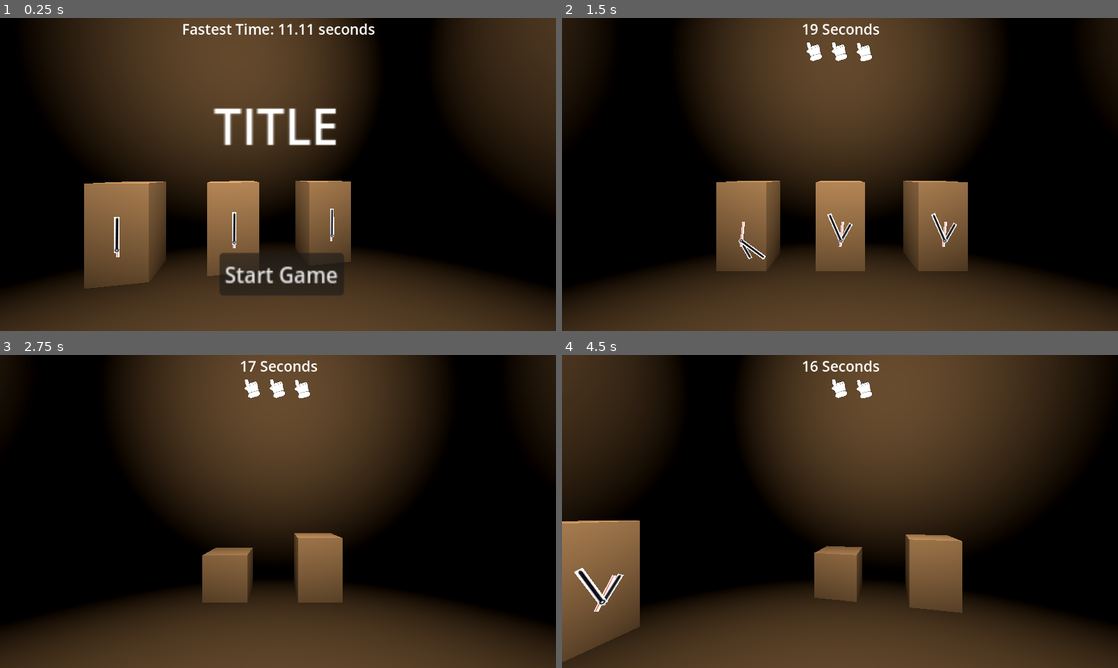
Above: before the commit, frames 1-4 (two rows, left to right).
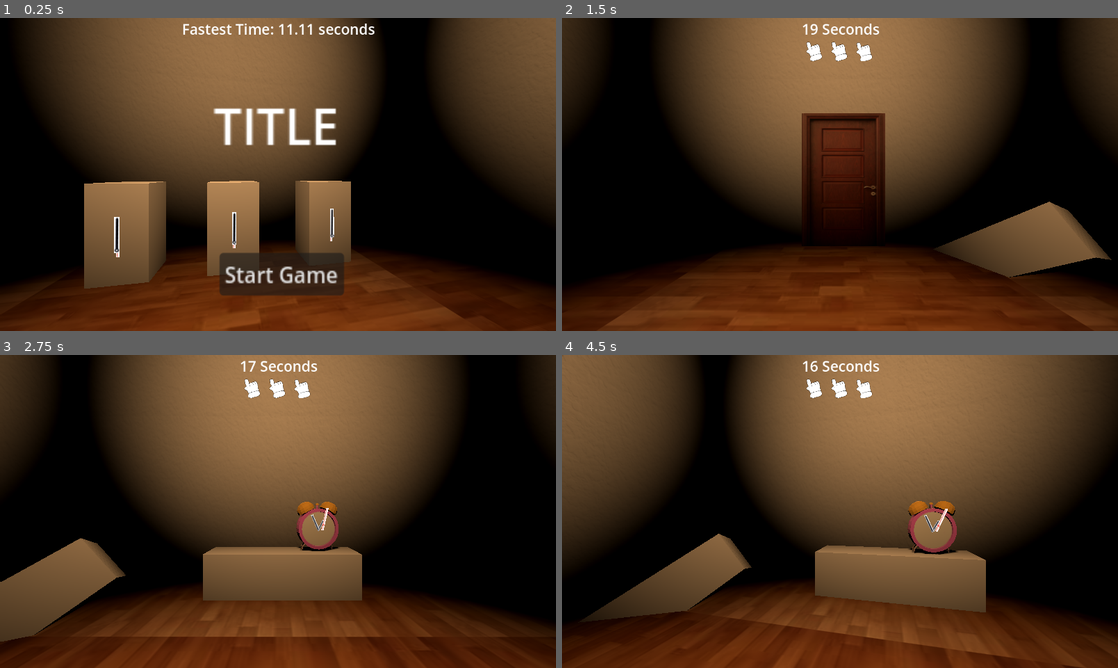
Above: after the commit, the same moments.

Repository: LeslieLlama/20SecJam2024
Game: Godot game, scene res://ShopScene.tscn
The game is run twice, just before and just after one commit, with the same random seed, the same clock (stepped at 60 frames per second) and the same inputs.
Inputs (mouse positions are in pixels of both pictures, inside the frame that each line leads up to):
- Up to frame 1 (0.25 s): no input
- Up to frame 2 (1.5 s): click "Start Game" at 0.5 s; move the mouse to (962, 158) at 1.27 s; hold Right (move_right) from 1.28 s (still down); click (962, 158) at 1.42 s
- Up to frame 3 (2.75 s): tap Enter at 2 s; move the mouse to (166, 527) at 2.02 s; release Right (move_right) at 2.03 s; hold Left (move_left) from 2.03 s (still down)
- Up to frame 4 (4.5 s): move the mouse to (895, 442) at 2.77 s; release Left (move_left) at 2.78 s; hold Right (move_right) 2.78-4.28 s; move the mouse to (812, 574) at 3.52 s; click (812, 574) at 3.67 s; move the mouse to (1006, 558) at 4.27 s; hold Left (move_left) from 4.28 s (still down)

The runs differ from the first frame. In frame 1, 41% of the frame differs, in the area x 0-100%, y 0-100%; in frame 2, 54%; in frame 3, 54%; in frame 4, 70%.

Commit message:
Backwards Winding Hand
Added a new type of clock malfunction, the backwards winding hand. currently there's a 1 in 2 chance that instead of displaying a wrong time, the clock will wind backwards instead. also added floor, wall and door textures and cleaned up the game end code slightly to unify GameOver and GameWon into a single signal

Diff:
--- a/ShopScene.tscn
+++ b/ShopScene.tscn
@@ -1,17 +1,47 @@
-[gd_scene load_steps=9 format=3 uid="uid://cdrhtw8i0jxxp"]
+[gd_scene load_steps=18 format=3 uid="uid://cdrhtw8i0jxxp"]
 
 [ext_resource type="Script" path="res://camera_movement.gd" id="1_j8mr0"]
 [ext_resource type="Script" path="res://shop_scene.gd" id="1_rdwyc"]
 [ext_resource type="PackedScene" uid="uid://bc1obhce5w5rx" path="res://Clock.tscn" id="2_78t57"]
 [ext_resource type="PackedScene" uid="uid://c532eyni0s47u" path="res://HUD.tscn" id="2_i3yuw"]
+[ext_resource type="Texture2D" uid="uid://bwltopu5deprm" path="res://Sprites/FloorTexture.jpg" id="4_dwyan"]
 [ext_resource type="PackedScene" uid="uid://crc7gn1b8slty" path="res://AlarmClock.tscn" id="5_blq43"]
+[ext_resource type="Texture2D" uid="uid://d3y8851klop34" path="res://Sprites/WallTexture.jpg" id="5_q8qdp"]
+[ext_resource type="Texture2D" uid="uid://dkdl7sql70e1g" path="res://Sprites/DoorTexture.jpg" id="6_481hs"]
+
+[sub_resource type="StandardMaterial3D" id="StandardMaterial3D_hvm2f"]
+albedo_texture = ExtResource("4_dwyan")
+uv1_scale = Vector3(2, 2, 2)
+uv1_offset = Vector3(2.51, 0.22, 0)
 
 [sub_resource type="PlaneMesh" id="PlaneMesh_d10h0"]
+lightmap_size_hint = Vector2i(12, 12)
+
+[sub_resource type="StandardMaterial3D" id="StandardMaterial3D_w485j"]
+albedo_texture = ExtResource("5_q8qdp")
+uv1_scale = Vector3(2, 2, 2)
+
+[sub_resource type="StandardMaterial3D" id="StandardMaterial3D_kbgtk"]
+albedo_texture = ExtResource("5_q8qdp")
+uv1_scale = Vector3(2, 2, 2)
+
+[sub_resource type="StandardMaterial3D" id="StandardMaterial3D_84oxc"]
+albedo_texture = ExtResource("5_q8qdp")
+uv1_scale = Vector3(2, 2, 2)
+
+[sub_resource type="StandardMaterial3D" id="StandardMaterial3D_e3yph"]
+albedo_texture = ExtResource("5_q8qdp")
+uv1_scale = Vector3(2, 2, 2)
 
 [sub_resource type="StandardMaterial3D" id="StandardMaterial3D_c81qi"]
 
 [sub_resource type="BoxMesh" id="BoxMesh_x27t2"]
 material = SubResource("StandardMaterial3D_c81qi")
+
+[sub_resource type="StandardMaterial3D" id="StandardMaterial3D_4yhas"]
+albedo_texture = ExtResource("6_481hs")
+uv1_scale = Vector3(1.8, 1.625, 1.8)
+uv1_offset = Vector3(0, 0.1, 0)
 
 [node name="Node3D" type="Node3D" node_paths=PackedStringArray("Clocks")]
 script = ExtResource("1_rdwyc")
@@ -27,26 +57,31 @@
 
 [node name="Floor" type="MeshInstance3D" parent="Enviroment"]
 transform = Transform3D(12.8364, 0, 0, 0, 12.8364, 0, 0, 0, 12.8364, 0, 0, 0)
+material_override = SubResource("StandardMaterial3D_hvm2f")
 mesh = SubResource("PlaneMesh_d10h0")
 skeleton = NodePath("../../Camera3D")
 
 [node name="WallNorth" type="MeshInstance3D" parent="Enviroment"]
 transform = Transform3D(12.8364, 0, 0, 0, -5.61097e-07, -12.8364, 0, 12.8364, -5.61097e-07, 0, 9.94811, -13.1318)
+material_override = SubResource("StandardMaterial3D_w485j")
 mesh = SubResource("PlaneMesh_d10h0")
 skeleton = NodePath("../../Camera3D")
 
 [node name="WallSouth" type="MeshInstance3D" parent="Enviroment"]
 transform = Transform3D(-12.8364, -1.12219e-06, 4.90526e-14, 0, -5.61097e-07, -12.8364, 1.12219e-06, -12.8364, 5.61097e-07, 0, 9.94811, 12.6051)
+material_override = SubResource("StandardMaterial3D_kbgtk")
 mesh = SubResource("PlaneMesh_d10h0")
 skeleton = NodePath("../../Camera3D")
 
 [node name="WallEast" type="MeshInstance3D" parent="Enviroment"]
 transform = Transform3D(-5.88486e-07, -12.8364, 5.61097e-07, 0, -5.61097e-07, -12.8364, 13.463, -5.61097e-07, 2.45263e-14, 12.8552, 9.94811, -0.506266)
+material_override = SubResource("StandardMaterial3D_84oxc")
 mesh = SubResource("PlaneMesh_d10h0")
 skeleton = NodePath("../../Camera3D")
 
 [node name="WallEast2" type="MeshInstance3D" parent="Enviroment"]
 transform = Transform3D(-5.88486e-07, 12.8364, -5.61097e-07, 0, -5.61097e-07, -12.8364, -13.463, -5.61097e-07, 2.45263e-14, -12.5915, 9.94811, -0.506266)
+material_override = SubResource("StandardMaterial3D_e3yph")
 mesh = SubResource("PlaneMesh_d10h0")
 skeleton = NodePath("../../Camera3D")
 
@@ -72,11 +107,13 @@
 
 [node name="Door" type="MeshInstance3D" parent="Enviroment"]
 transform = Transform3D(4.71923, 0, 0, 0, 7.70375, 0, 0, 0, 1.99303, -0.161953, 3.63984, 12.5089)
+material_override = SubResource("StandardMaterial3D_4yhas")
 mesh = SubResource("BoxMesh_x27t2")
 skeleton = NodePath("../..")
 
 [node name="Label3D" type="Label3D" parent="Enviroment/Door"]
 transform = Transform3D(-0.997671, 0, -0.0682069, 0, 1, 0, 0.0682069, 0, -0.997671, 0, 0, -0.585355)
+visible = false
 text = "Door"
 
 [node name="Clock1" parent="." instance=ExtResource("2_78t57")]
--- a/camera_movement.gd
+++ b/camera_movement.gd
@@ -4,15 +4,16 @@
 
 enum GameState {IDLE, PLAY_GAME}
 var CurrentGameState = GameState.IDLE
+var startingRotationValues: Array[int] = [0, 90, 180, 270]
 # Called when the node enters the scene tree for the first time.
 func _ready() -> void:
 	Signals.GameStart.connect(_StartGame)
 	Signals.GameEnd.connect(_EndGame)
 
 func _StartGame():
-	rotation_pos.y = 0
+	rotation_pos.y = startingRotationValues.pick_random()
 	CurrentGameState = GameState.PLAY_GAME
-func _EndGame():
+func _EndGame(GameOutcome : bool):
 	CurrentGameState = GameState.IDLE
 
 # Called every frame. 'delta' is the elapsed time since the previous frame.
--- a/clock_object.gd
+++ b/clock_object.gd
@@ -2,7 +2,8 @@
 var currentTime : float = 0
 var is_gnomed : bool = false
 var at_rest_position : Vector3
-var secondsHandSpeed : float = 6
+var baseSecondsHandSpeed : float = 6
+var secondsHandSpeed : float
 var secondsHandRunning : bool = false
 
 # Called when the node enters the scene tree for the first time.
@@ -11,12 +12,15 @@
 	$GnomeModel.visible = false
 	Signals.GameStart.connect(_GameStart)
 	Signals.GameEnd.connect(_GameEnd)
+
 	pass
 
 func _GameStart():
+	#reset to the normal value in the case where the previous game inverted the speed
+	secondsHandSpeed = baseSecondsHandSpeed
 	secondsHandRunning = true
 
-func _GameEnd():
+func _GameEnd(GameWon:bool):
 	secondsHandRunning = false
 	$Moveables/SecondsHand.rotation_degrees.z = 0
 
@@ -32,7 +36,7 @@
 	if is_gnomed == false:
 		Signals.emit_signal("TakeDamage")
 	else:
-		Signals.emit_signal("GameWon")
+		Signals.emit_signal("GameEnd", true)
 
 func _set_clock():
 	var hour = floor(Globals.clock_time)
@@ -46,11 +50,18 @@
 	$GnomeModel.visible = true
 	var random = RandomNumberGenerator.new()
 	random.randomize()
-	var hour = random.randi_range(0, 12)
-	var minute : float = random.randi_range(0, 60)
-	$Moveables/TestLabel.text = str(hour,":",minute)
-	$Moveables/HoursHand.rotation_degrees.z = hour * 30
-	$Moveables/MinutesHand.rotation_degrees.z = minute * 6
+	var behavior = random.randi_range(0,1)
+	match behavior:
+		0: #Clock Time is Wrong Behavior
+			var hour = random.randi_range(0, 12)
+			var minute : float = random.randi_range(0, 60)
+			$Moveables/TestLabel.text = str(hour,":",minute)
+			$Moveables/HoursHand.rotation_degrees.z = hour * 30
+			$Moveables/MinutesHand.rotation_degrees.z = minute * 6
+		1: #Seconds hand is running backwards behavior
+			secondsHandSpeed *= -1
+
+
 
 func _on_area_3d_input_event(camera: Node, event: InputEvent, event_position: Vector3, normal: Vector3, shape_idx: int) -> void:
 	if event is InputEventMouseButton:
--- a/hud.gd
+++ b/hud.gd
@@ -10,7 +10,6 @@
 	Signals.GameStart.connect(_GameStart)
 	Signals.GameEnd.connect(_GameEnd)
 	Signals.TakeDamage.connect(_TakeDamage)
-	Signals.GameWon.connect(_GameWon)
 	$GameOverMessage.visible = false
 	$GameWonMessage.visible = false
 
@@ -36,19 +35,20 @@
 	$Health3.visible = true
 	Globals.health = 3
 
-func _GameEnd():
-	$GameOverMessage.visible = true
-	await get_tree().create_timer(2.0).timeout
-	CurrentGameState = GameState.IDLE
-	$GameOverMessage.visible = false
+func _GameEnd(GameWon : bool):
+	if(GameWon == false):
+		$GameOverMessage.visible = true
+		await get_tree().create_timer(2.0).timeout
+		CurrentGameState = GameState.IDLE
+		$GameOverMessage.visible = false
+		_ResetGame()
+	else:
+		$GameWonMessage.visible = true
+		await get_tree().create_timer(4.0).timeout
+		CurrentGameState = GameState.IDLE
+		$GameWonMessage.visible = false
 	_ResetGame()
 
-func _GameWon():
-	$GameWonMessage.visible = true
-	await get_tree().create_timer(4.0).timeout
-	CurrentGameState = GameState.IDLE
-	$GameWonMessage.visible = false
-	_ResetGame()
 
 func _ResetGame():
 
--- a/preload/signals.gd
+++ b/preload/signals.gd
@@ -6,6 +6,5 @@
 #signal EnemyDied(global_position_of_enemy, raw_score_to_give : int)
 
 signal GameStart()
-signal GameEnd()
+signal GameEnd(GameWon : bool)
 signal TakeDamage()
-signal GameWon()
--- a/shop_scene.gd
+++ b/shop_scene.gd
@@ -14,7 +14,6 @@
 
 func _GameStart():
 	$GameTimer.start()
-	print("game started")
 	_setClockTime()
 	_PickClock()
 
@@ -23,7 +22,6 @@
 	var random = RandomNumberGenerator.new()
 	random.randomize()
 	var val = (random.randi_range(0, Clocks.size()))
-	print(val-1)
 	var gnome_clock = Clocks[val-1]
 	gnome_clock._is_gnomed()
 
@@ -41,8 +39,8 @@
 	if Globals.health > 0:
 		Globals.health -= 1
 	if Globals.health == 0:
-		Signals.emit_signal("GameEnd")
+		Signals.emit_signal("GameEnd", false)
 
 
 func _on_game_timer_timeout() -> void:
-	Signals.emit_signal("GameEnd")
+	Signals.emit_signal("GameEnd", false)
Binary file added: Sprites/DoorTexture.jpg
Not shown, added: Sprites/DoorTexture.jpg.import
Binary file added: Sprites/FloorTexture.jpg
Not shown, added: Sprites/FloorTexture.jpg.import
Binary file added: Sprites/WallTexture.jpg
Not shown, added: Sprites/WallTexture.jpg.import
